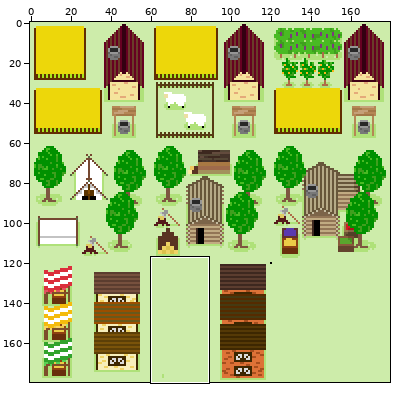
Sprite sheet: Scripts/Chikuwa3/Towns.png. Above, an overview of the earlier version with the close-up marked.
Close-up. As it was:
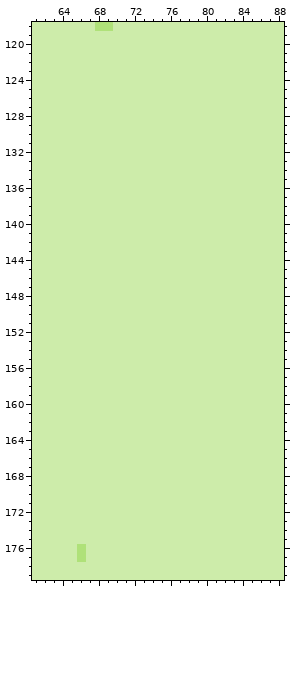
The file is 180x180 pixels. Colours within 5 levels of each other are drawn and written as one. Shown: x 61..88, y 118..179.
The same view after the edit:
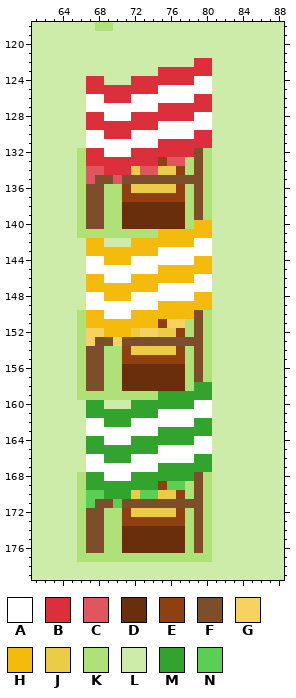
Palette (. is transparent): A #ffffff  B #db2f3c  C #e15560  D #692f0c  E #8e4011  F #7d4e2b  G #f8d261  H #f4bb0d  J #eccb46  K #afe179  L #cdecaa  M #32a32c  N #59d053
The exact change:
Changed rows in their new state; - is an unchanged pixel.
first column x 66:
122 -------------BB
123 ---------BBBBBB
124 -BB---BBBBBBBAA
125 -BBBBBBBBAAAAAA
126 -AABBBAAAAAAABB
127 -AAAAAAAABBBBBB
128 -BBAAABBBBBBBAA
129 -BBBBBBBBAAAAAA
130 -AABBBAAAAAAABB
131 -AAAAAAAABBBBBB
132 KBBAAABBBBBBBFK
133 KBBBBBBBBECCKFK
134 KCCBBBJCCJJEKFK
135 KCFFCFFFFFFFFFK
136 KFFKKEJJJJJEKFK
137 KFFKKEEEEEEEKFK
138 KFFKKDDDDDDDKFK
139 KFFKKDDDDDDDKFK
140 KFFKKDDDDDDDKHH
141 KKKKKKKKKHHHHHH
142 -HH---HHHHHHHAA
143 -HHHHHHHHAAAAAA
144 -AAHHHAAAAAAAHH
145 -AAAAAAAAHHHHHH
146 -HHAAAHHHHHHHAA
147 -HHHHHHHHAAAAAA
148 -AAHHHAAAAAAAHH
149 -AAAAAAAAHHHHHH
150 KHHAAAHHHHHHHFK
151 KHHHHHHHHEGGKFK
152 KGGHHHJGGJJEKFK
153 KGFFGFFFFFFFFFK
154 KFFKKEJJJJJEKFK
155 KFFKKEEEEEEEKFK
156 KFFKKDDDDDDDKFK
157 KFFKKDDDDDDDKFK
158 KFFKKDDDDDDDKMM
159 KKKKKKKKKMMMMMM
160 -MM---MMMMMMMAA
161 -MMMMMMMMAAAAAA
162 -AAMMMAAAAAAAMM
163 -AAAAAAAAMMMMMM
164 -MMAAAMMMMMMMAA
165 -MMMMMMMMAAAAAA
166 -AAMMMAAAAAAAMM
167 -AAAAAAAAMMMMMM
168 KMMAAAMMMMMMMFK
169 KMMMMMMMMENNKFK
170 KNNMMMJNNJJEKFK
171 KNFFNFFFFFFFFFK
172 KFFKKEJJJJJEKFK
173 KFFKKEEEEEEEKFK
174 KFFKKDDDDDDDKFK
175 KFFKKDDDDDDDKFK
176 -FFKKDDDDDDDKFK
177 -KKKKKKKKKKKKKK
Pixel boxes of the changes (left, top, right, bottom) in both close-ups:
changed: (77, 58, 212, 562)
